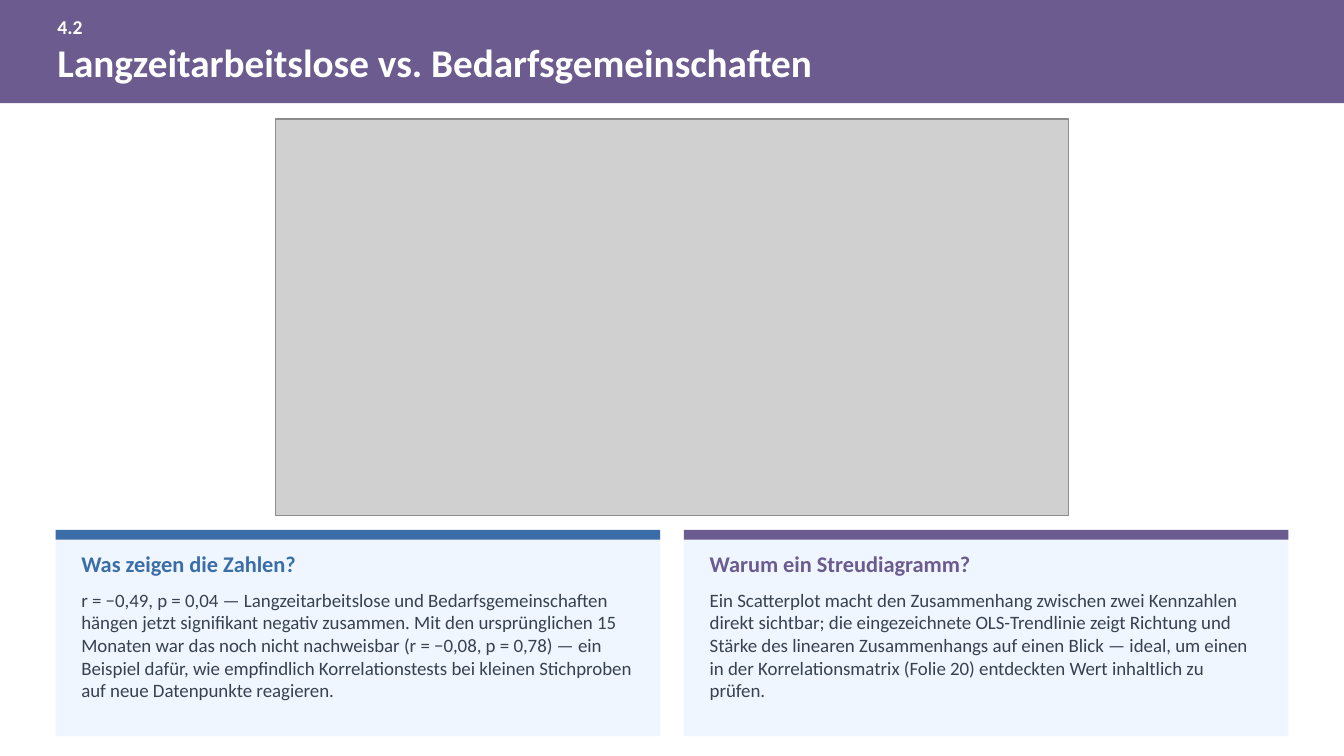
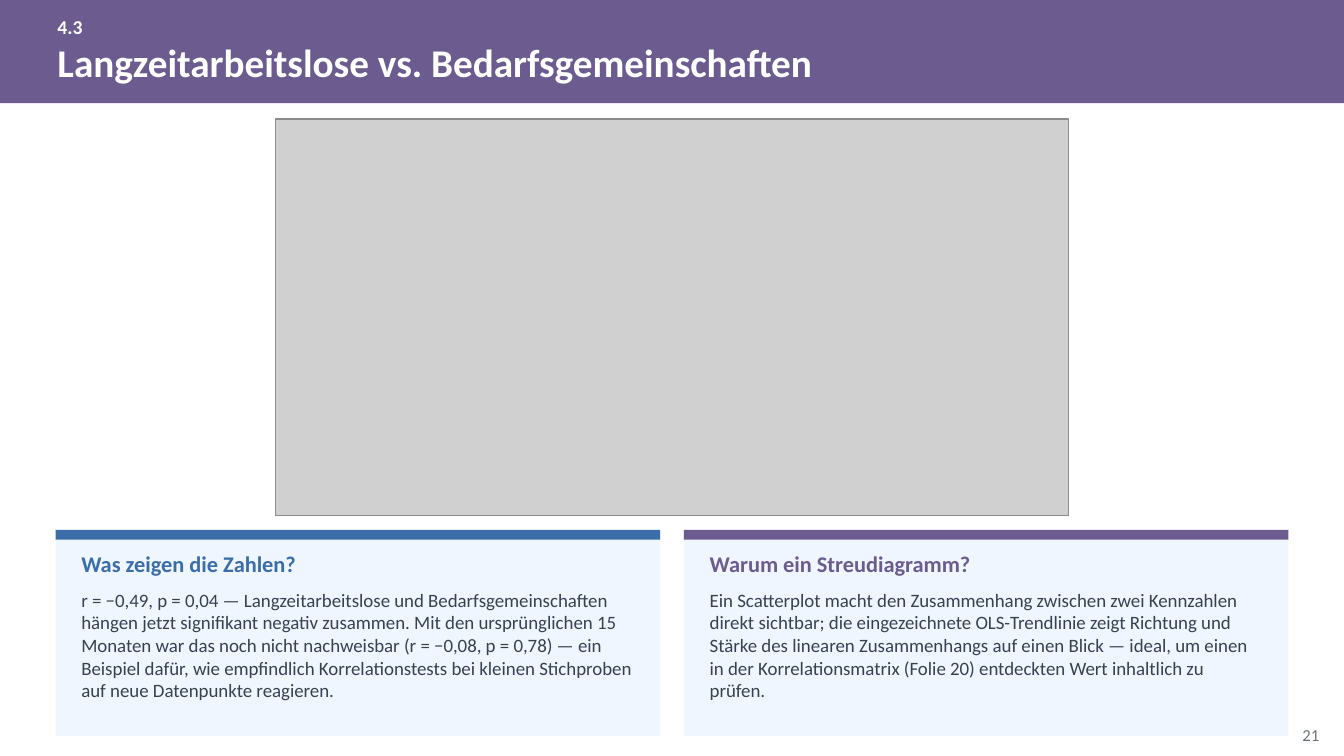
Before and after one commit to eufunk/arbeitsmarkt-regensburg, a slide deck: slide 21 of Docs/Projektpraesentation.pptx. Drawn at 1344x756 pixels with LibreOffice and Linux fonts; fonts in the diff are those of the drawing; grey boxes stand for pictures. Boxes give left, top, right and bottom in pixels: in the first picture for what was removed or moved away, otherwise in the second. Text is boxed around its words. In the diff, an @@ line names an element or a change of style, - is before the commit and + after.

```diff
--- a/Docs/Projektpraesentation.pptx
+++ b/Docs/Projektpraesentation.pptx
@@ text at (x1=57, y1=21, x2=82, y2=34): text changed @@
-4.2
+4.3
@@ page number added at (x1=1302, y1=730, x2=1319, y2=741), 12 pt, text #6B7280 @@
+21
```
Also in this commit, not shown: 63 other slides changed, 20 slides added, 1 slide removed, 28 other files.
